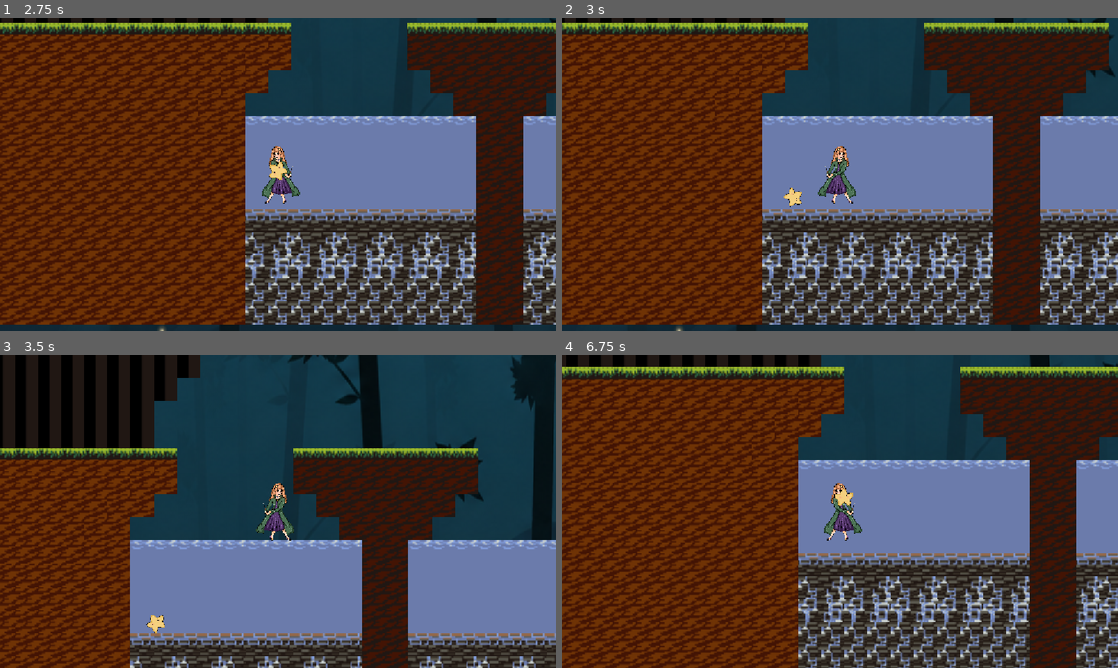
Above: before the commit, frames 1-4 (two rows, left to right).
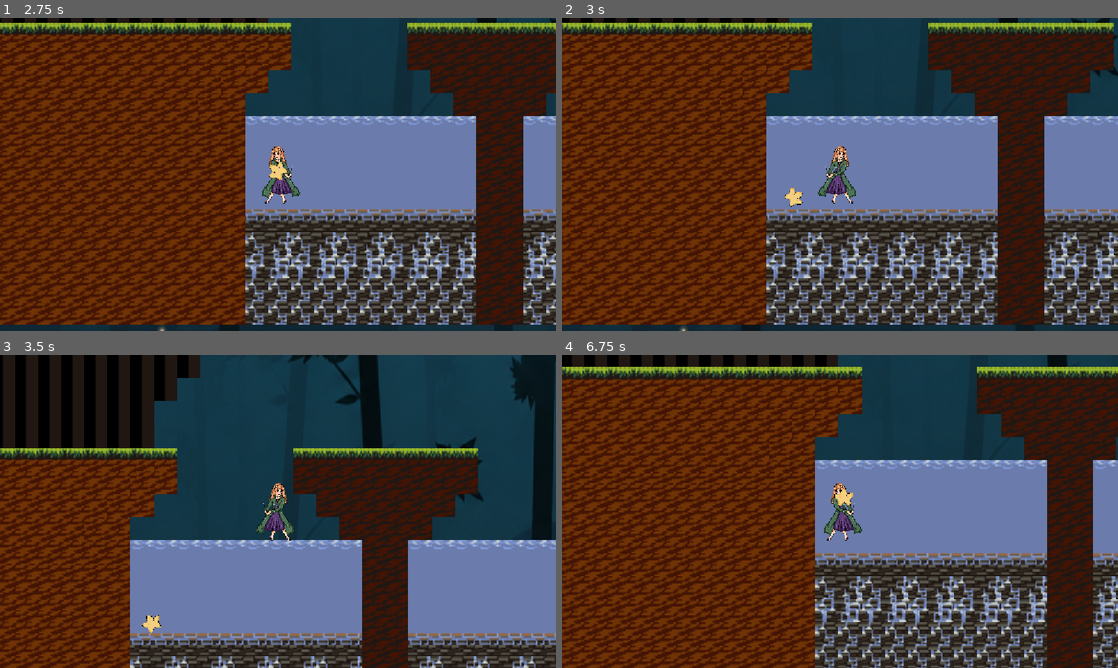
Above: after the commit, the same moments.

Repository: marist-spc/Wanderstar
Game: Godot game, scene res://level1.tscn
The game is run twice, just before and just after one commit, with the same random seed, the same clock (stepped at 60 frames per second) and the same inputs.
Inputs (mouse positions are in pixels of both pictures, inside the frame that each line leads up to):
- Up to frame 1 (2.75 s): tap Enter at 0.5 s; move the mouse to (400, 158) at 0.52 s; hold Right mouse button (move_star) 0.53-1.28 s; hold D (move_right) 0.53-2.03 s; tap Space (jump) at 0.77, 1.52 s; move the mouse to (166, 190) at 1.27 s; click (166, 190) at 1.35 s; move the mouse to (333, 105) at 2.02 s; hold A (move_left) from 2.03 s (still down); hold Q (star_return) from 2.03 s (still down)
- Up to frame 2 (3 s): move the mouse to (812, 237) at 2.77 s; release A (move_left) at 2.78 s; release Q (star_return) at 2.78 s; hold D (move_right) from 2.78 s (still down); right-click (812, 237) at 2.85 s
- Up to frame 3 (3.5 s): keep holding D (move_right); tap Space (jump) at 3.02 s
- Up to frame 4 (6.75 s): move the mouse to (1006, 558) at 3.52 s; click (1006, 558) at 3.6 s; tap Space (jump) at 3.77, 4.52, 6.02 s; move the mouse to (673, 464) at 4.27 s; release D (move_right) at 4.28 s; hold A (move_left) 4.28-5.03 s; tap Q (star_return) at 4.35 s; move the mouse to (867, 511) at 5.02 s; hold D (move_right) 5.03-5.78 s; hold Right mouse button (move_star) 5.03-5.78 s; move the mouse to (756, 433) at 5.77 s; hold A (move_left) from 5.78 s (still down); click (756, 433) at 5.85 s; move the mouse to (962, 495) at 6.52 s; hold Q (star_return) from 6.53 s (still down)

Frame 1 is identical in both runs. In frame 2, 31% of the frame differs, in the area x 0-100%, y 0-100%; in frame 3, 0.1%; in frame 4, 42%.

Commit message:
Hitbox shrink

Diff:
--- a/wander.tscn
+++ b/wander.tscn
@@ -6,7 +6,7 @@
 [ext_resource type="Texture2D" uid="uid://cfpiqvhdg1qcy" path="res://art/Rosemary walk 2.PNG" id="4_8w8c0"]
 
 [sub_resource type="RectangleShape2D" id="RectangleShape2D_qpdv0"]
-size = Vector2(28, 27)
+size = Vector2(25, 22.25)
 
 [sub_resource type="SpriteFrames" id="SpriteFrames_qpdv0"]
 animations = [{
@@ -35,8 +35,8 @@
 script = ExtResource("1_g1y5l")
 
 [node name="CollisionShape2D" type="CollisionShape2D" parent="." unique_id=835264170]
+position = Vector2(-2.5, 1.25)
 scale = Vector2(1, 2)
-position = Vector2(-4, -3.5)
 shape = SubResource("RectangleShape2D_qpdv0")
 
 [node name="Camera2D" type="Camera2D" parent="." unique_id=1045556339]
